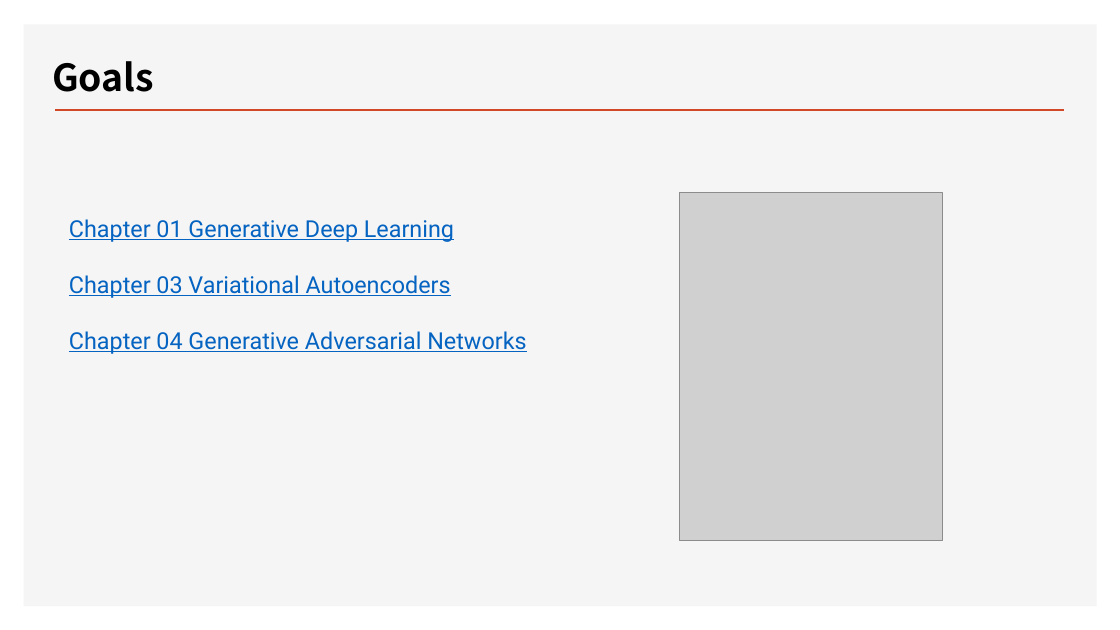
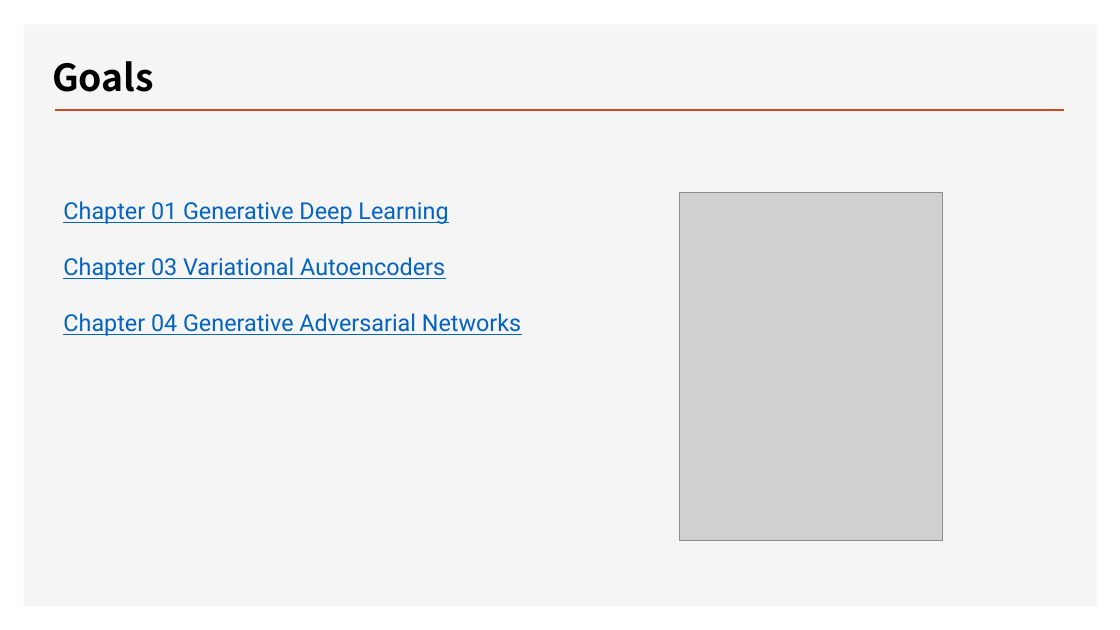
Before and after one commit to ancestor9/2026_Fall_Deep-Learning-with-Python, a slide deck: slide 2 of Chapter 11_Generative Deep Learning.pptx. Drawn at 1120x630 pixels with LibreOffice and Linux fonts; fonts in the diff are those of the drawing; grey boxes stand for pictures; background and template pictures are left out. Boxes give left, top, right and bottom in pixels: in the first picture for what was removed or moved away, otherwise in the second. Text is boxed around its words. In the diff, an @@ line names an element or a change of style, - is before the commit and + after.

```diff
--- a/Chapter 11_Generative Deep Learning.pptx
+++ b/Chapter 11_Generative Deep Learning.pptx
@@ text "Chapter 01 Generative Deep Learning" moved from (x1=69, y1=219, x2=526, y2=354) to (x1=63, y1=201, x2=521, y2=336) @@
```
Also in this commit, not shown: 1 slide added.
